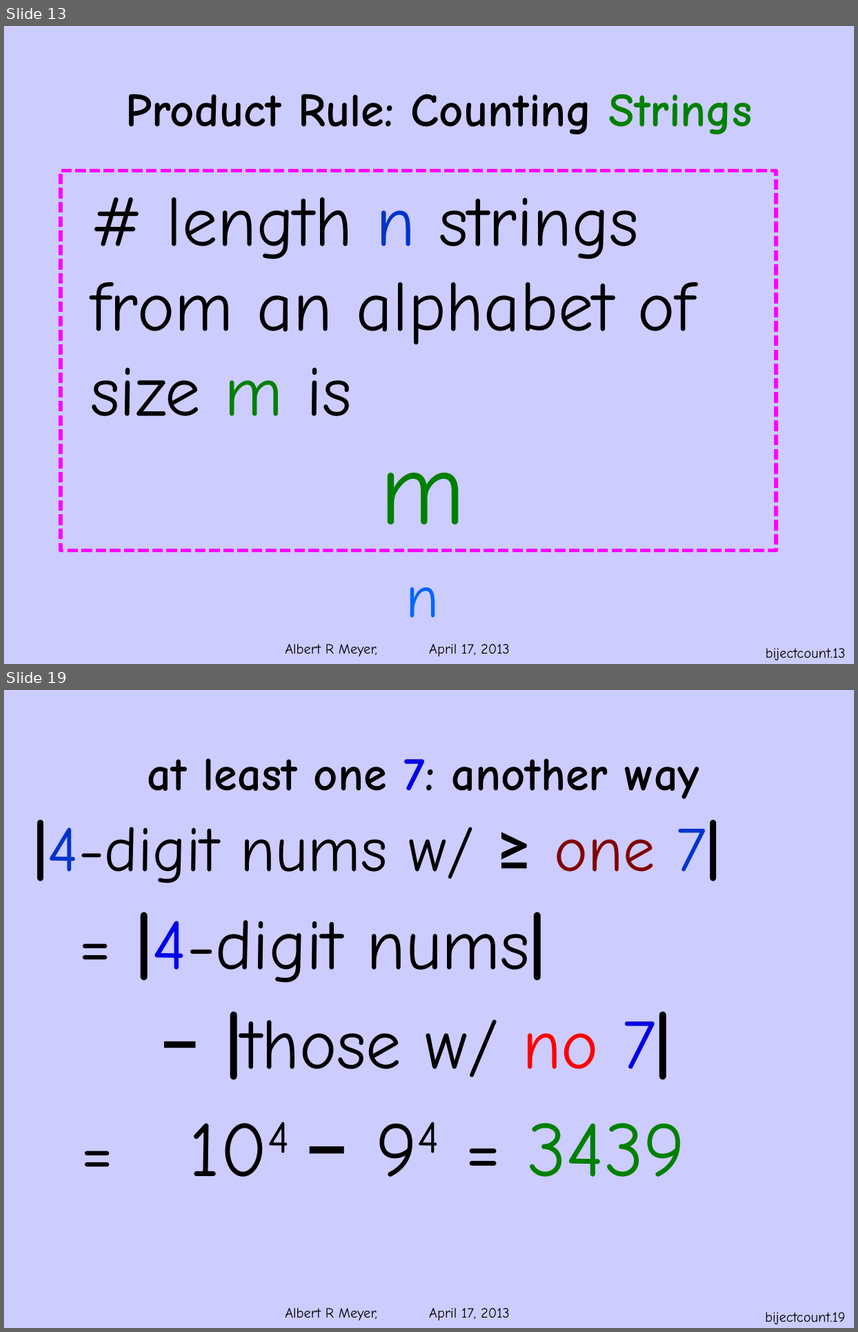
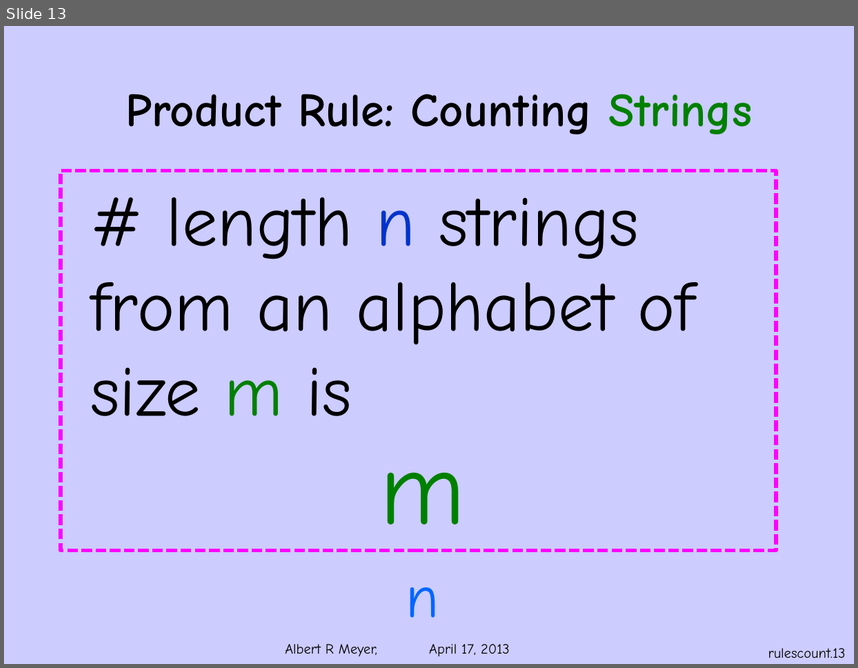
Before and after one commit to armeyer/mcs_web, a slide deck: spring13/slides13/counting.pptx. Shown one above the other, each under a label of ours: slides 13 and 19 before the commit, slide 13 after it; the slides between them are not shown. The pictures are 858x1332 and 858x668 pixels, drawn with LibreOffice and Linux fonts; fonts in the diff are those of the drawing; background and template pictures are left out. Boxes give left, top, right and bottom in pixels: in the first picture for what was removed or moved away, otherwise in the second. Text is boxed around its words. In the diff, an @@ line names an element or a change of style, - is before the commit and + after.

Commit message:
split counting.pptx into counting-rules and bijection-count

```diff
--- a/spring13/slides13/counting.pptx
+++ b/spring13/slides13/counting.pptx
@@ slide 19 removed at [4,690,854,1328], background #CCCCFF; not listed: 1 template element that a slide beside it also shows @@
@@ title removed at [147,758,700,799] @@
-at least one 7: another way
@@ text removed at [34,820,720,1176] @@
-|4-digit nums w/ ≥ one 7|
-= |4-digit nums|
-− |those w/ no 7|
-= 104 − 94 = 3439
@@ page number removed at [765,1312,845,1324] @@
-bijectcount.19
@@ page number at [769,648,846,657]: text changed @@
-bijectcount.13
+rulescount.13
```
Also in this commit, not shown: 3 slides changed, 14 other slides removed, 2 other files.
